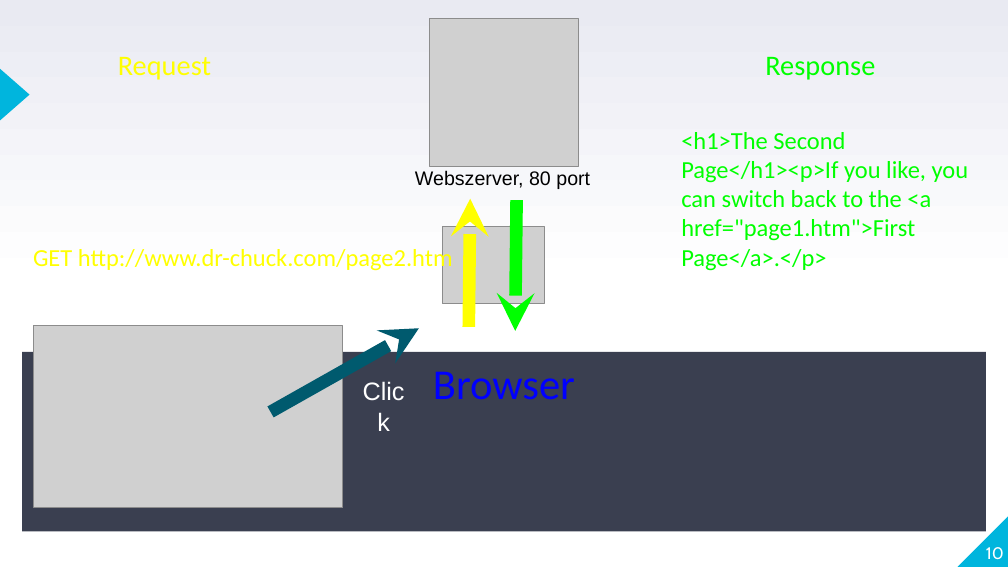
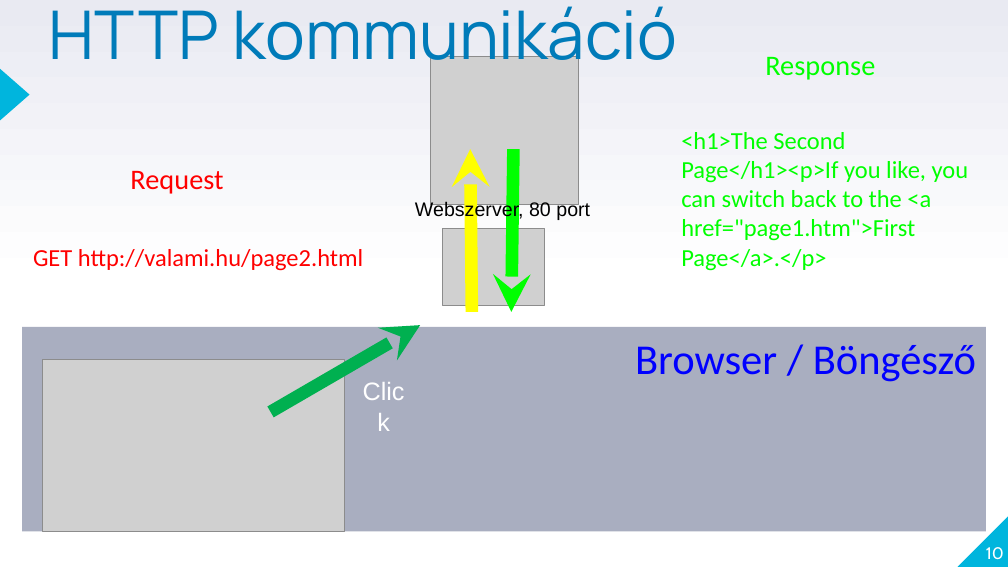
Before and after one commit to laszlofeher/phpalapok, a slide deck: slide 10 of 1Alkalom(6oras)/Php1_bevezeto.pptx. Drawn at 1008x567 pixels with LibreOffice and Linux fonts; fonts in the diff are those of the drawing; grey boxes stand for pictures. Boxes give left, top, right and bottom in pixels: in the first picture for what was removed or moved away, otherwise in the second. Text is boxed around its words. In the diff, an @@ line names an element or a change of style, - is before the commit and + after.

```diff
--- a/1Alkalom(6oras)/Php1_bevezeto.pptx
+++ b/1Alkalom(6oras)/Php1_bevezeto.pptx
@@ title added at (x1=49, y1=6, x2=677, y2=77), 48 pt, text #007BB9 @@
+HTTP kommunikáció
@@ picture moved from (x1=429, y1=18, x2=578, y2=166) to (x1=430, y1=56, x2=579, y2=205) @@
@@ arrow moved from (470, 199) - (469, 327) to (470, 149) - (472, 311) @@
@@ arrow moved from (515, 331) - (516, 201) to (511, 311) - (513, 149) @@
@@ text "Request" moved from (x1=118, y1=57, x2=211, y2=80) to (x1=130, y1=171, x2=223, y2=194) @@
@@ text "Request" at (x1=130, y1=171, x2=223, y2=194): text colour #FFFF00 to #FF0000 @@
@@ text "Webszerver, 80 port" moved from (x1=415, y1=170, x2=590, y2=189) to (x1=415, y1=200, x2=590, y2=220) @@
@@ text at (x1=33, y1=249, x2=363, y2=271): text changed; text colour #FFFF00 to #FF0000 @@
-GET http://www.dr-chuck.com/page2.htm
+GET http://valami.hu/page2.html
@@ rectangle "Browser / Böngésző" resized from (x1=22, y1=352, x2=986, y2=531) to (x1=22, y1=327, x2=986, y2=531) @@
@@ rectangle "Browser / Böngésző" at (x1=22, y1=327, x2=986, y2=531): fill #3A3F50 to #A9AEC0 @@
@@ arrow moved from (419, 329) - (270, 412) to (420, 326) - (270, 412) @@
@@ arrow (420, 326) - (270, 412): stroke #005A6E 9 pt to #00B050 9 pt @@
@@ picture resized from (x1=34, y1=326, x2=343, y2=508) to (x1=42, y1=359, x2=345, y2=531) @@
@@ text in rectangle at (x1=635, y1=345, x2=976, y2=382): text changed @@
-Browser
+Browser / Böngésző
```
Also in this commit, not shown: 6 other slides changed, 1 other file.
